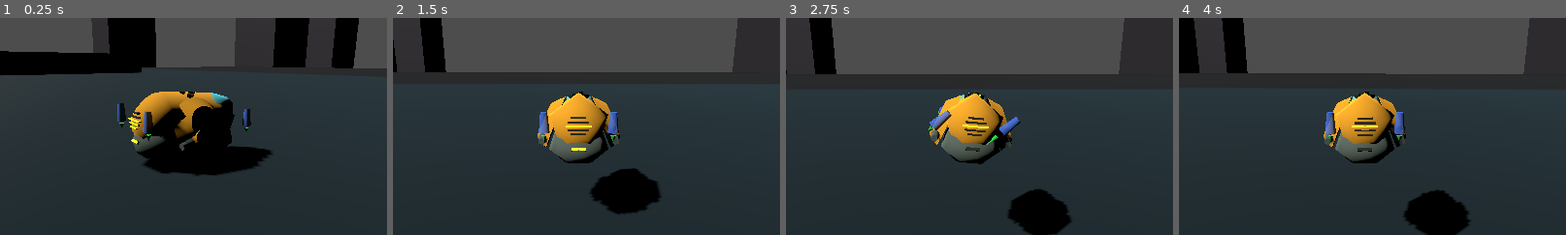
Above: before the commit, frames 1-4 (left to right).
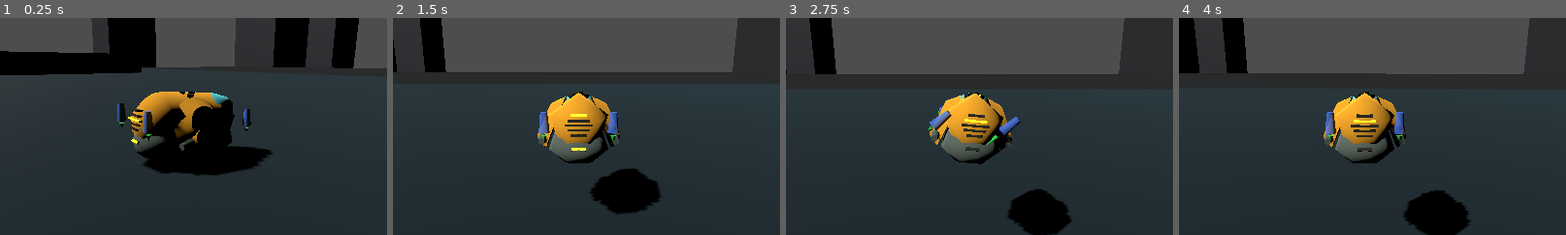
Above: after the commit, the same moments.

Repository: TaxiService/fcar
Game: Godot game, scene res://main.tscn
The game is run twice, just before and just after one commit, with the same random seed, the same clock (stepped at 60 frames per second) and the same inputs. The engine's default icon, where the game draws it, is replaced by a stand-in: a white triangle on a blue panel in a dark square.
Inputs (mouse positions are % of the whole screen's width and height, from its top left):
- Up to frame 1 (0.25 s): no input
- Up to frame 2 (1.5 s): drag from (11, 19) to (60, 28) at 0.52 s; drag from (30, 55) to (45, 70) at 1.27 s
- Up to frame 3 (2.75 s): move the mouse to (60, 28) at 2.02 s; hold D (strafe_right) from 2.03 s (still down); tap V (toggle_auto_hover) at 2.1 s
- Up to frame 4 (4 s): release D (strafe_right) at 2.75 s; click "X" at 2.75 s; drag from (45, 70) to (20, 35) at 3.52 s
The pictures show only the part of the screen within x 26-76%, y 27-76%; the shares and areas given below are measured in that part.

The runs differ from the first frame. In frame 1, 0.2% of the frame differs, in the area x 33-38%, y 41-53%; in frame 2, 0.3%; in frame 3, 0.4%; in frame 4, 0.4%, in the area x 44-52%, y 44-55%.

Commit message:
tweaked heightlock indicators

Diff:
--- /dev/null
+++ b/CityGrid.gd
@@ -0,0 +1,67 @@
+extends Node
+# Autoload singleton - access via CityGrid or /root/CityGrid
+
+# Global city infrastructure parameters
+# This defines the "air traffic grid" that all vehicles align to
+
+# Vertical structure
+@export_category("Vertical Grid")
+@export var pillar_height: float = 2000.0  # Total height of city pillars (meters)
+@export var section_height: float = 500.0  # Height of each vertical section (meters)
+@export var height_grid_spacing: float = 2.5  # Spacing between height-lock planes (meters)
+
+# Horizontal structure (hex grid)
+@export_category("Horizontal Grid")
+@export var pillar_spacing: float = 1500.0  # Distance between pillars (meters) - TBD
+
+# Derived values
+var section_count: int:
+	get: return int(pillar_height / section_height)
+
+var planes_per_section: int:
+	get: return int(section_height / height_grid_spacing)
+
+# Current prototype section (0-indexed from bottom)
+@export_category("Prototype")
+@export var active_section: int = 1  # Middle-lower section (500m - 1000m)
+
+var section_floor: float:
+	get: return active_section * section_height
+
+var section_ceiling: float:
+	get: return (active_section + 1) * section_height
+
+
+func _ready():
+	print("CityGrid initialized:")
+	print("  Pillar height: ", pillar_height, "m")
+	print("  Sections: ", section_count, " x ", section_height, "m")
+	print("  Planes per section: ", planes_per_section, " (", height_grid_spacing, "m spacing)")
+	print("  Active section: ", active_section, " (", section_floor, "m - ", section_ceiling, "m)")
+
+
+# Utility functions
+
+func get_nearest_plane(height: float) -> float:
+	# Returns the nearest grid plane to the given height
+	return round(height / height_grid_spacing) * height_grid_spacing
+
+
+func get_plane_index(height: float) -> int:
+	# Returns the index of the nearest plane (0 = ground level)
+	return int(round(height / height_grid_spacing))
+
+
+func get_plane_height(index: int) -> float:
+	# Returns the height of a specific plane index
+	return index * height_grid_spacing
+
+
+func is_in_active_section(height: float) -> bool:
+	# Check if a height is within the current prototype section
+	return height >= section_floor and height < section_ceiling
+
+
+func get_section_for_height(height: float) -> int:
+	# Which section does this height belong to?
+	return int(height / section_height)
--- a/FCar.gd
+++ b/FCar.gd
@@ -47,7 +47,8 @@
 @export_category("height lock")
 @export var height_lock_strength: float = 0.8
 @export var height_lock_dissipation: float = 0.5
-@export var height_lock_refresh_threshold: float = 0.8
+@export var use_city_grid_spacing: bool = true  # Use CityGrid autoload for height spacing
+@export var height_lock_refresh_threshold: float = 2.5  # Fallback if CityGrid unavailable
 @export var throttle_power: float = 2.0
 
 @export_category("stabilizer")
@@ -173,7 +174,9 @@
 	# Initialize status lights
 	if statuslights_node:
 		status_lights = StatusLights.new()
-		status_lights.height_lock_refresh_threshold = height_lock_refresh_threshold
+		# Use city grid spacing if available (check deferred since autoload may not be ready)
+		status_lights.height_grid_spacing = _get_height_grid_spacing()
+		call_deferred("_update_status_lights_spacing")
 		if not status_lights.initialize(statuslights_node):
 			status_lights = null
 			push_warning("FCar: Status lights initialization failed")
@@ -424,12 +427,26 @@
 			thrust_power = move_toward(thrust_power, 1.0, delta / height_lock_dissipation)
 
 
+func _get_height_grid_spacing() -> float:
+	# Returns the height grid spacing from CityGrid if available, otherwise fallback
+	if use_city_grid_spacing and has_node("/root/CityGrid"):
+		var city_grid = get_node("/root/CityGrid")
+		return city_grid.height_grid_spacing
+	return height_lock_refresh_threshold
+
+
+func _update_status_lights_spacing():
+	# Deferred call to update status lights with city grid spacing
+	if status_lights:
+		status_lights.height_grid_spacing = _get_height_grid_spacing()
+
+
 func _update_height_lock_refresh(delta: float):
 	if lock_height:
 		height_lock_refresh_timer += delta
 		if height_lock_refresh_timer >= 1.0:
 			var height_drift = abs(global_transform.origin.y - target_height)
-			if height_drift > height_lock_refresh_threshold:
+			if height_drift > _get_height_grid_spacing():
 				target_height = global_transform.origin.y
 			height_lock_refresh_timer = 0.0
 	else:
--- a/StatusLights.gd
+++ b/StatusLights.gd
@@ -9,8 +9,8 @@
 var material_on: Material
 var material_off: Material
 
-# Configuration
-var height_lock_refresh_threshold: float = 0.8
+# Configuration - height grid spacing from CityGrid
+var height_grid_spacing: float = 2.5
 
 
 func initialize(statuslights_node: Node3D) -> bool:
@@ -49,44 +49,47 @@
 	return true
 
 
-func update(auto_hover_enabled: bool, lock_height: bool, current_y: float, target_height: float) -> void:
+func update(auto_hover_enabled: bool, _lock_height: bool, current_y: float, _target_height: float) -> void:
 	# Update autohover light
 	_set_light(autohover_light, auto_hover_enabled)
 
-	if not lock_height:
-		# Height lock OFF - all height lights off
-		for light in height_lights:
-			_set_light(light, false)
-		return
+	# Height lights show position within the height grid cell
+	# Light 0 = on a grid plane, +/-1,2 = drifting between planes
+	# Only one light on at a time
 
-	# Height lock ON - calculate drift and light up accordingly
-	var drift = current_y - target_height
-	var drift_normalized = drift / height_lock_refresh_threshold if height_lock_refresh_threshold > 0 else 0.0
+	# Calculate offset from nearest grid plane
+	# nearest_plane = round(y / spacing) * spacing
+	# offset = y - nearest_plane, range: [-spacing/2, +spacing/2]
+	var nearest_plane = round(current_y / height_grid_spacing) * height_grid_spacing
+	var offset = current_y - nearest_plane
 
-	# Light 0 (index 2) is always on when height locked
-	_set_light(height_lights[2], true)
+	# Normalize to [-1, +1] range (where ±1 = halfway between planes)
+	# Negate so light shows where the plane is relative to car (above plane = light below)
+	var half_spacing = height_grid_spacing / 2.0
+	var normalized = -offset / half_spacing if half_spacing > 0 else 0.0
 
-	# Determine which lights to turn on based on drift
-	# Positive drift (above target): light up +1, +2
-	# Negative drift (below target): light up -1, -2
-	var abs_drift = abs(drift_normalized)
+	# Map to light index (0-4 in array, representing -2 to +2)
+	# Thresholds divide the range into 5 zones:
+	#   [-1.0, -0.6) → -2 (index 0)
+	#   [-0.6, -0.2) → -1 (index 1)
+	#   [-0.2, +0.2) →  0 (index 2)
+	#   [+0.2, +0.6) → +1 (index 3)
+	#   [+0.6, +1.0] → +2 (index 4)
+	var light_index: int
+	if normalized < -0.6:
+		light_index = 0  # -2
+	elif normalized < -0.2:
+		light_index = 1  # -1
+	elif normalized < 0.2:
+		light_index = 2  # 0
+	elif normalized < 0.6:
+		light_index = 3  # +1
+	else:
+		light_index = 4  # +2
 
-	# Thresholds: 0.33 for ±1, 0.66 for ±2
-	var show_level_1 = abs_drift > 0.33
-	var show_level_2 = abs_drift > 0.66
-
-	if drift >= 0:
-		# Above target - light up positive side
-		_set_light(height_lights[3], show_level_1)  # +1
-		_set_light(height_lights[4], show_level_2)  # +2
-		_set_light(height_lights[1], false)  # -1
-		_set_light(height_lights[0], false)  # -2
-	else:
-		# Below target - light up negative side
-		_set_light(height_lights[1], show_level_1)  # -1
-		_set_light(height_lights[0], show_level_2)  # -2
-		_set_light(height_lights[3], false)  # +1
-		_set_light(height_lights[4], false)  # +2
+	# Turn on only the selected light
+	for i in range(height_lights.size()):
+		_set_light(height_lights[i], i == light_index)
 
 
 func _set_light(light: MeshInstance3D, on: bool) -> void:
--- a/main.tscn
+++ b/main.tscn
@@ -139,7 +139,6 @@
 yaw_accel_min = 0.8
 yaw_accel_max = 1.5
 yaw_accel_max_speed = 30.0
-height_lock_refresh_threshold = 2.5
 unstable_angular_damp = 0.5
 handbrake_disables_boosters = false
 booster_default_thigh_angle = -60.0
@@ -216,6 +215,7 @@
 surface_material_override/0 = SubResource("StandardMaterial3D_7mycd")
 
 [node name="heightlock" type="Node3D" parent="FCar/statuslights"]
+transform = Transform3D(1.061411, 0, 0, 0, 1.2396407, 0, 0, 0, 1, 0, 0, 0)
 
 [node name="+2" type="MeshInstance3D" parent="FCar/statuslights/heightlock"]
 transform = Transform3D(0.22272772, 0, 0, 0, 0.025750296, 0, 0, 0, 0.2940546, 0, 0.15930629, -0.13936377)
--- a/project.godot
+++ b/project.godot
@@ -14,6 +14,10 @@
 run/main_scene="res://main.tscn"
 config/features=PackedStringArray("4.5", "Forward Plus")
 config/icon="res://icon.svg"
+
+[autoload]
+
+CityGrid="*res://CityGrid.gd"
 
 [dotnet]
 
Not shown, added: CityGrid.gd.uid
Not shown, added: .itemgridb.kra-autosave.kra
Not shown, added: itemgridb.kra
Not shown, added: people5.png~
